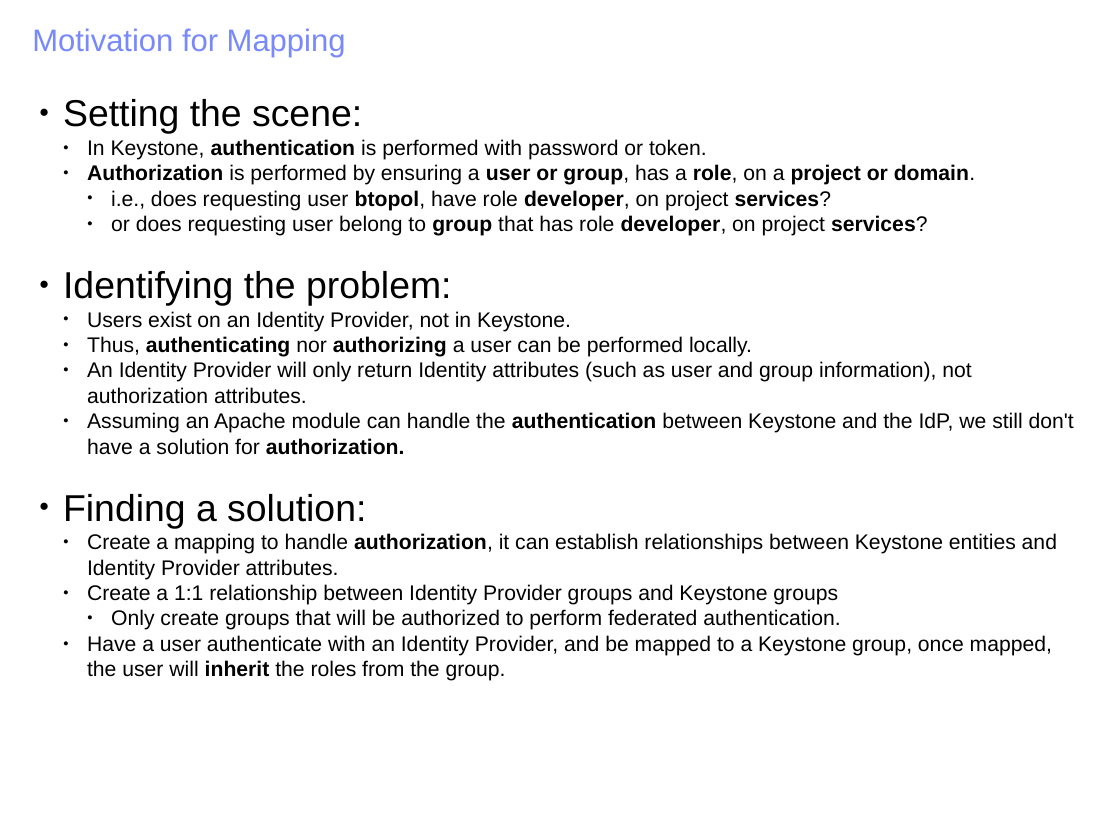
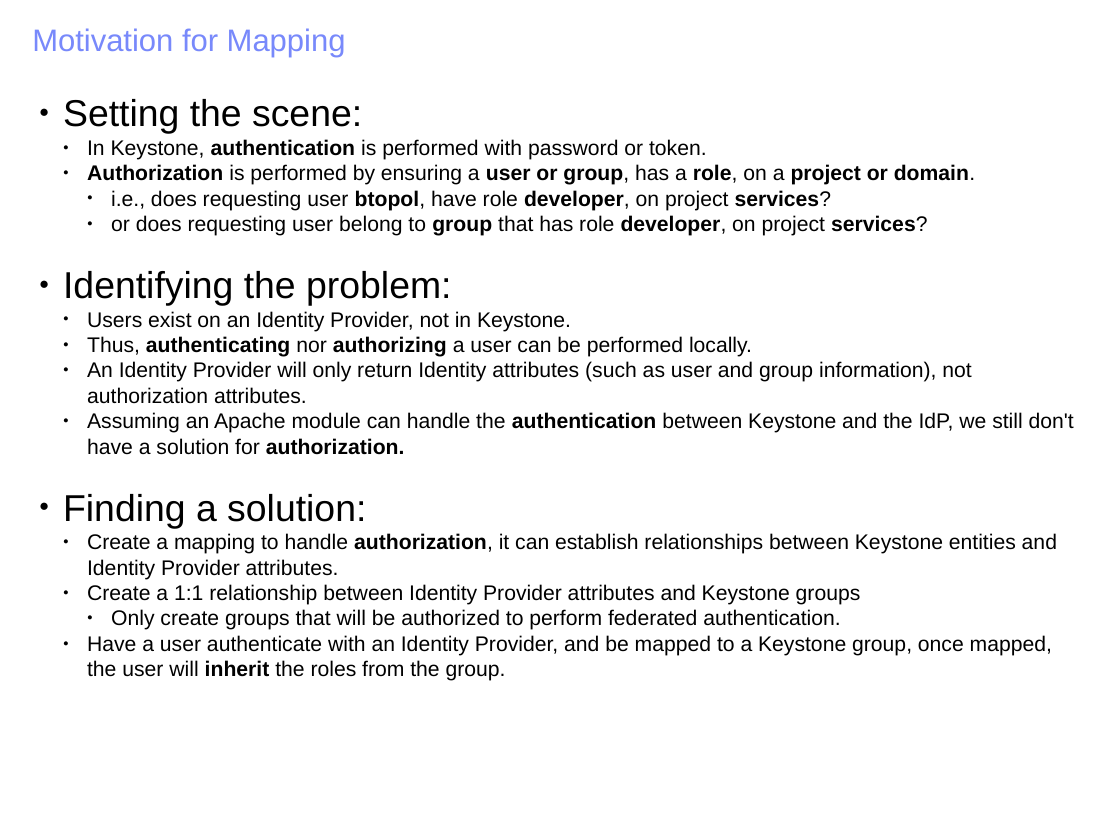
Before and after one commit to joesavak/OpenStackFederation, a slide deck: slide 17 of os-federation.odp. Drawn at 1120x840 pixels with LibreOffice and Linux fonts; fonts in the diff are those of the drawing. Boxes give left, top, right and bottom in pixels: in the first picture for what was removed or moved away, otherwise in the second. Text is boxed around its words. In the diff, an @@ line names an element or a change of style, - is before the commit and + after.

```diff
--- a/os-federation.odp
+++ b/os-federation.odp
@@ text at box(87, 584, 861, 605): text changed @@
-  ● Create a 1:1 relationship between Identity Provider groups and Keystone groups
+  ● Create a 1:1 relationship between Identity Provider attributes and Keystone groups
```
Also in this commit, not shown: 3 other slides changed.
